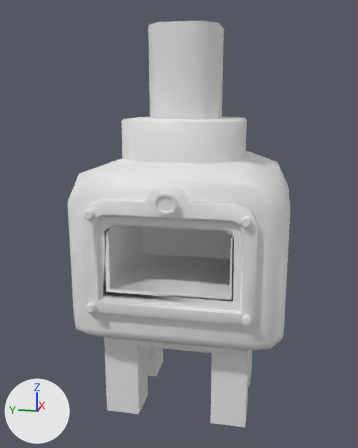
An edit to the FBX model Cafe CATastrophy/Assets/Artist Assets/Kezia/Models/oven.fbx, drawn before and after from the same camera.
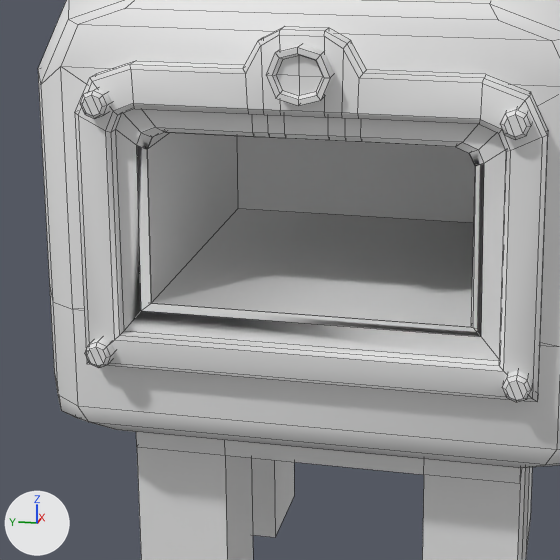
There are two pictures of each version: one whole from a 50 mm camera at (-6.84, -1.28, 3.36) aimed at (-0.13, 0.06, 1.69), one close up on the part from 15% to 73% of the width and 39% to 86% of the height. The axes (+X, +Y, +Z) are drawn at lower left. The lights are the same throughout. The close-ups show mesh edges as thin lines.
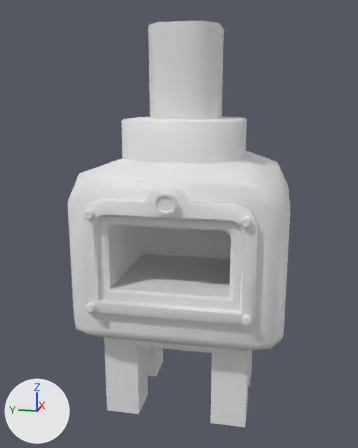
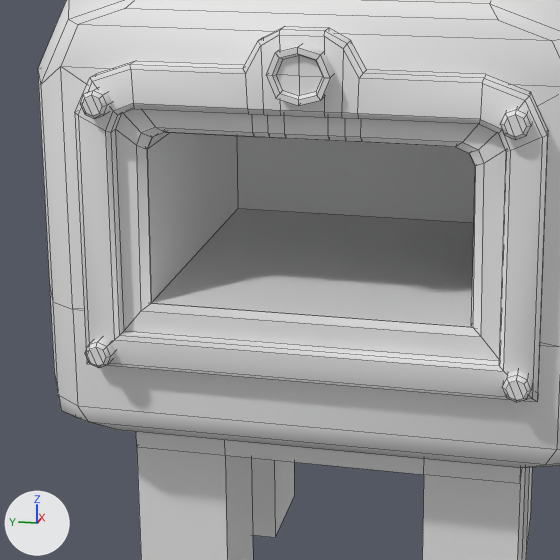
Scene script edits in JSON lines:
```json
{"block": "me_cube_001", "where": "me_cube_001.from_pydata(...)  # 112 vertices, 112 faces; spans x -0.06..0.04, y -1.08..1.08, z -0.77..0.9"}
{"block": "me_cube_001", "where": "# used by ob_cube_005; location = (-1.144, 0.0, 1.488)"}
{"block": "me_cube_001", "where": "# verts and faces of me_cube_001; kept vertices keep their numbers, new ones are numbered from 112"}
{"block": "me_cube_001", "where": "# before: 4 (0.01, 0.82, -0.49) at pixel (141, 310), 6 (0.01, 0.81, 0.33) at pixel (136, 145), 14 (0.04, 0.77, 0.3) at pixel (147, 149), 15 (0.04, 0.77, -0.46) at pixel (151, 303), 52 (0.01, -0.82, -0.49) at pixel (481, 336)"}
{"block": "me_cube_001", "where": "# before: 54 (0.01, -0.81, 0.33) at pixel (484, 163), 62 (0.04, -0.77, 0.3) at pixel (475, 166), 63 (0.04, -0.77, -0.46) at pixel (472, 327)"}
{"block": "me_cube_001", "change": "me_cube_001 part 2"}
{"op": "add", "block": "me_cube_001", "code": "delete_faces([(4, 6, 14, 15), (4, 15, 63, 52), (52, 63, 62, 54)])"}
{"op": "add", "block": "me_cube_001", "code": "faces += [(4, 15, 14, 6), (4, 52, 63, 15), (52, 54, 62, 63)]"}
{"block": "me_cube", "where": "me_cube.from_pydata(...)  # 74 vertices, 72 faces; spans x -1.11..1.04, y -1.45..1.45, z -1.1..1.2"}
{"block": "me_cube", "where": "# used by ob_cube_002; location = (0.005, 0.0, 1.41)"}
{"block": "me_cube", "change": "me_cube part 1: edges marked sharp go from 30 to 32"}
```

Location of each change, (x1, y1, x2, y2) in pixels of the close-ups (560 x 560 px; the box of a moved part takes in the faces that stretch with it):
```json
{"part": 1, "of": "me_cube", "change": "shading changed", "before": [38, 0, 560, 468], "after": [38, 0, 560, 468]}
{"part": 2, "of": "me_cube_001", "change": "moved or reshaped", "before": [137, 146, 484, 337], "after": [137, 146, 484, 337]}
```
